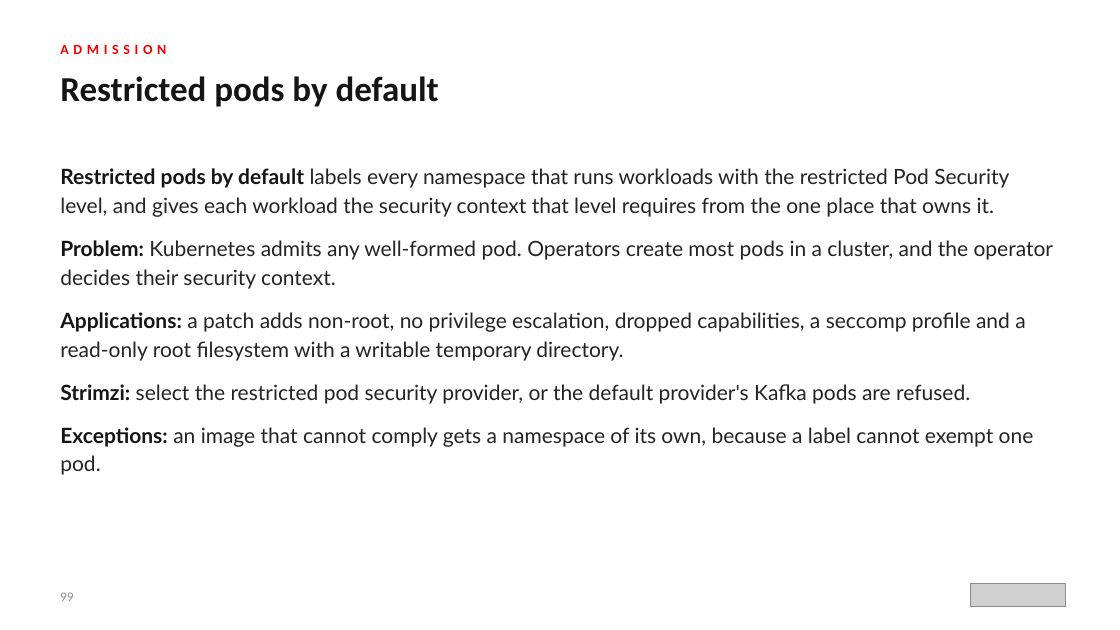
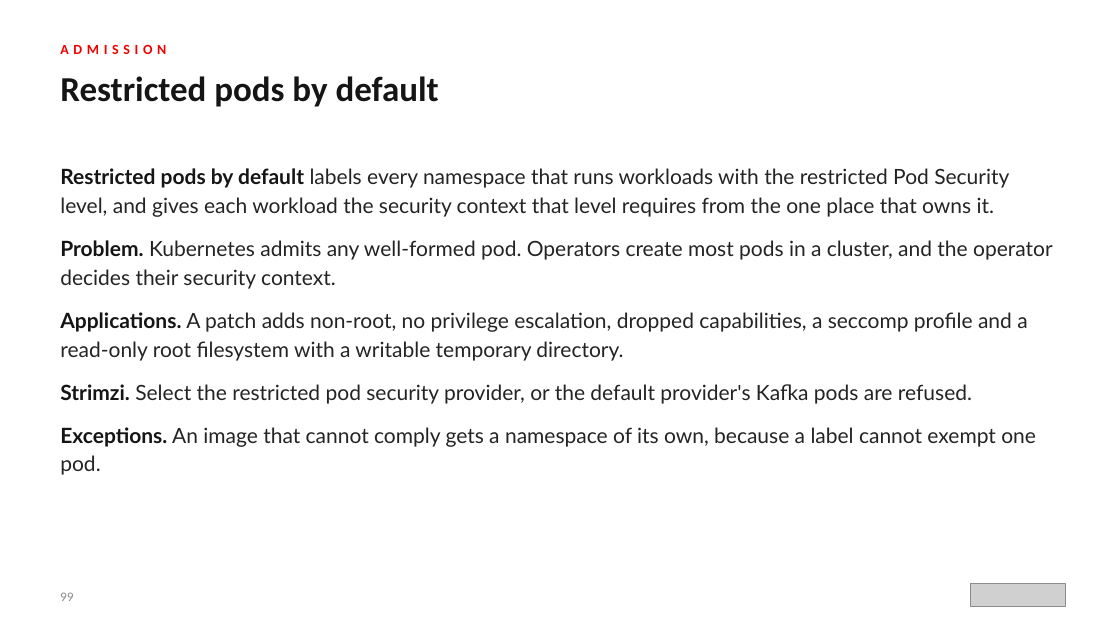
Before and after one commit to patterncatalyst/event-driven-patterns-with-quarkus-and-camel, a slide deck: slide 99 of lgtm-presentation/Event-Driven-Patterns-with-Quarkus-and-Camel.pptx. Drawn at 1120x630 pixels with LibreOffice and Linux fonts; fonts in the diff are those of the drawing; grey boxes stand for pictures. Boxes give left, top, right and bottom in pixels: in the first picture for what was removed or moved away, otherwise in the second. Text is boxed around its words. In the diff, an @@ line names an element or a change of style, - is before the commit and + after.

```diff
--- a/lgtm-presentation/Event-Driven-Patterns-with-Quarkus-and-Camel.pptx
+++ b/lgtm-presentation/Event-Driven-Patterns-with-Quarkus-and-Camel.pptx
@@ text at box(60, 240, 1053, 475): text changed @@
-● Problem: Kubernetes admits any well-formed pod. Operators create most pods in a cluster, and the operator decides their security context.
-● Applications: a patch adds non-root, no privilege escalation, dropped capabilities, a seccomp profile and a read-only root filesystem with a writable temporary directory.
-● Strimzi: select the restricted pod security provider, or the default provider's Kafka pods are refused.
-● Exceptions: an image that cannot comply gets a namespace of its own, because a label cannot exempt one pod.
+● Problem. Kubernetes admits any well-formed pod. Operators create most pods in a cluster, and the operator decides their security context.
+● Applications. A patch adds non-root, no privilege escalation, dropped capabilities, a seccomp profile and a read-only root filesystem with a writable temporary directory.
+● Strimzi. Select the restricted pod security provider, or the default provider's Kafka pods are refused.
+● Exceptions. An image that cannot comply gets a namespace of its own, because a label cannot exempt one pod.
```
Also in this commit, not shown: 27 other slides changed, 22 other files.
